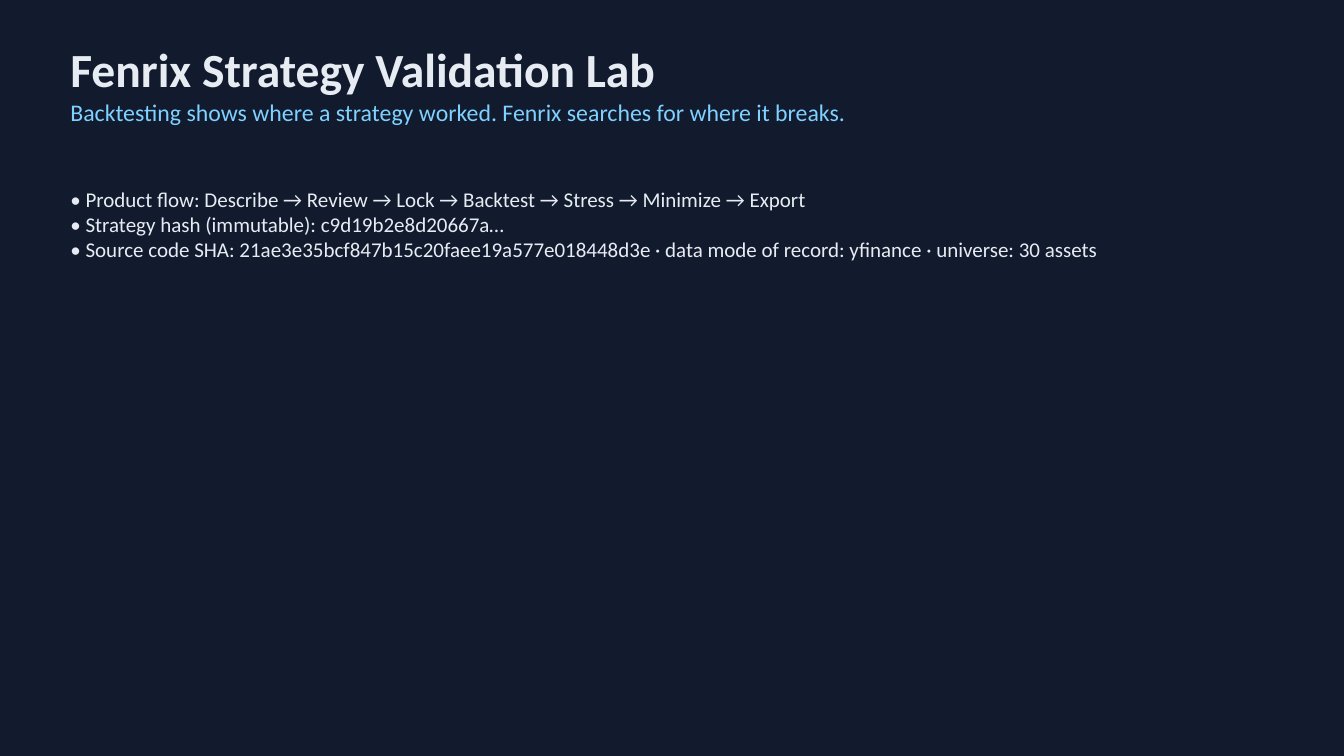
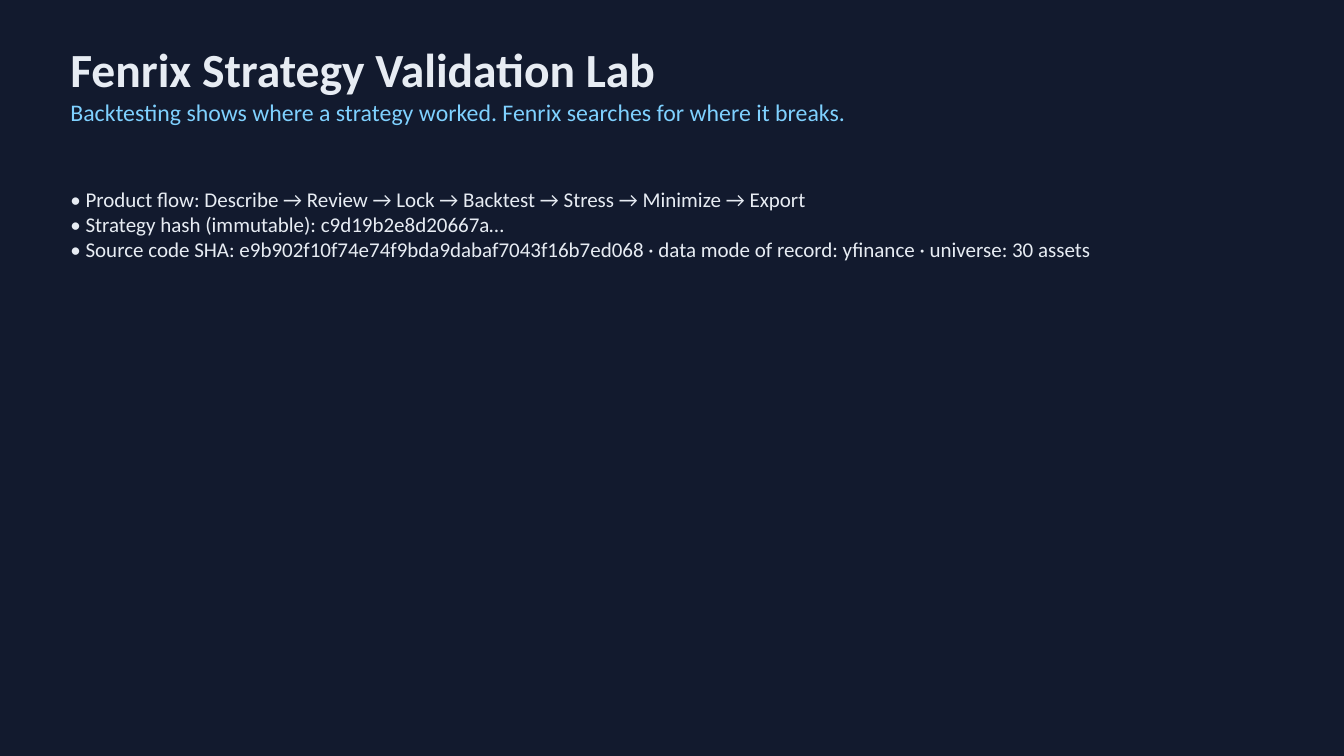
Before and after one commit to Scott-Switzer/market-fuzzer, a slide deck: slide 1 of app/static/pitch-deck/fenrix_deck.pptx. Drawn at 1344x756 pixels with LibreOffice and Linux fonts; fonts in the diff are those of the drawing. Boxes give left, top, right and bottom in pixels: in the first picture for what was removed or moved away, otherwise in the second. Text is boxed around its words. In the diff, an @@ line names an element or a change of style, - is before the commit and + after.

```diff
--- a/app/static/pitch-deck/fenrix_deck.pptx
+++ b/app/static/pitch-deck/fenrix_deck.pptx
@@ text at [86,242,1090,261]: text changed @@
-• Source code SHA: 21ae3e35bcf847b15c20faee19a577e018448d3e · data mode of record: yfinance · universe: 30 assets
+• Source code SHA: e9b902f10f74e74f9bda9dabaf7043f16b7ed068 · data mode of record: yfinance · universe: 30 assets
```
Also in this commit, not shown: 3 other slides changed, 4 other files.
